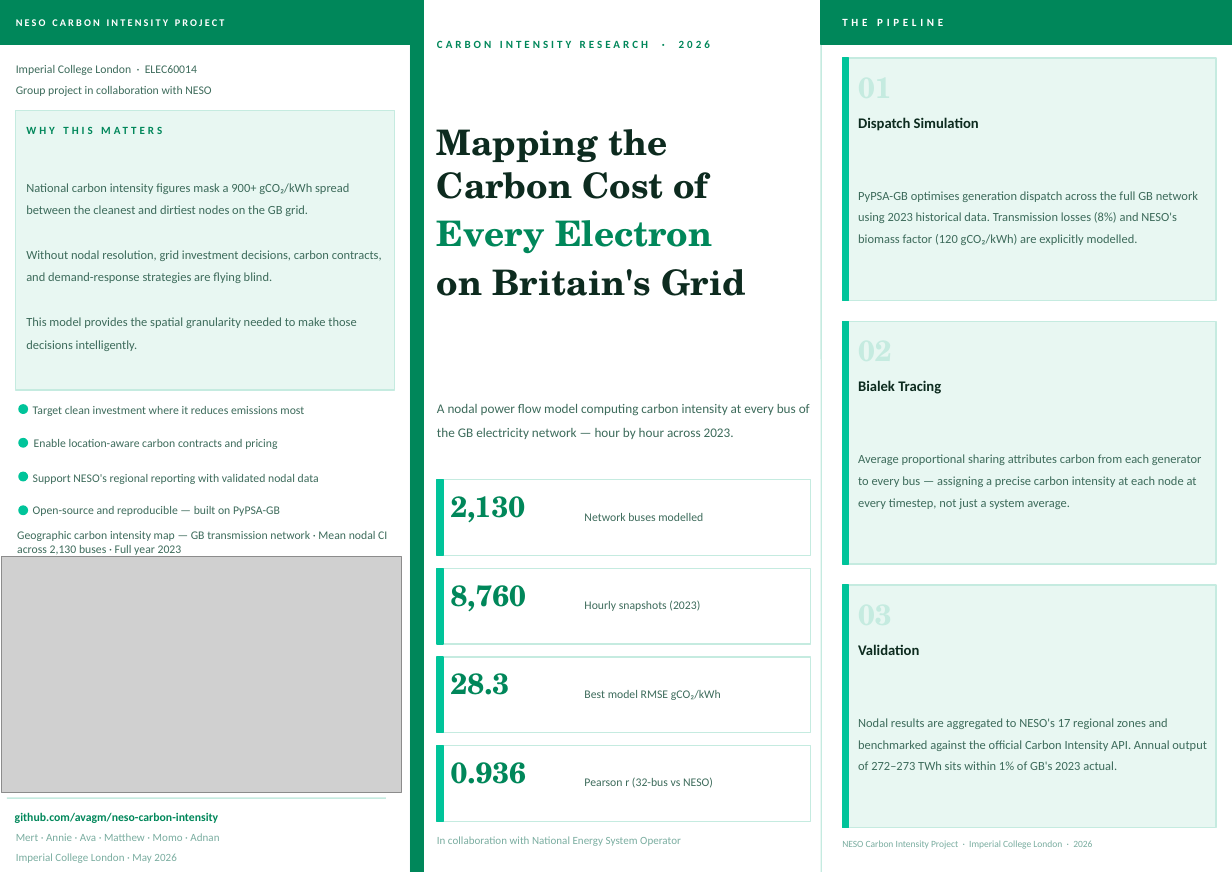
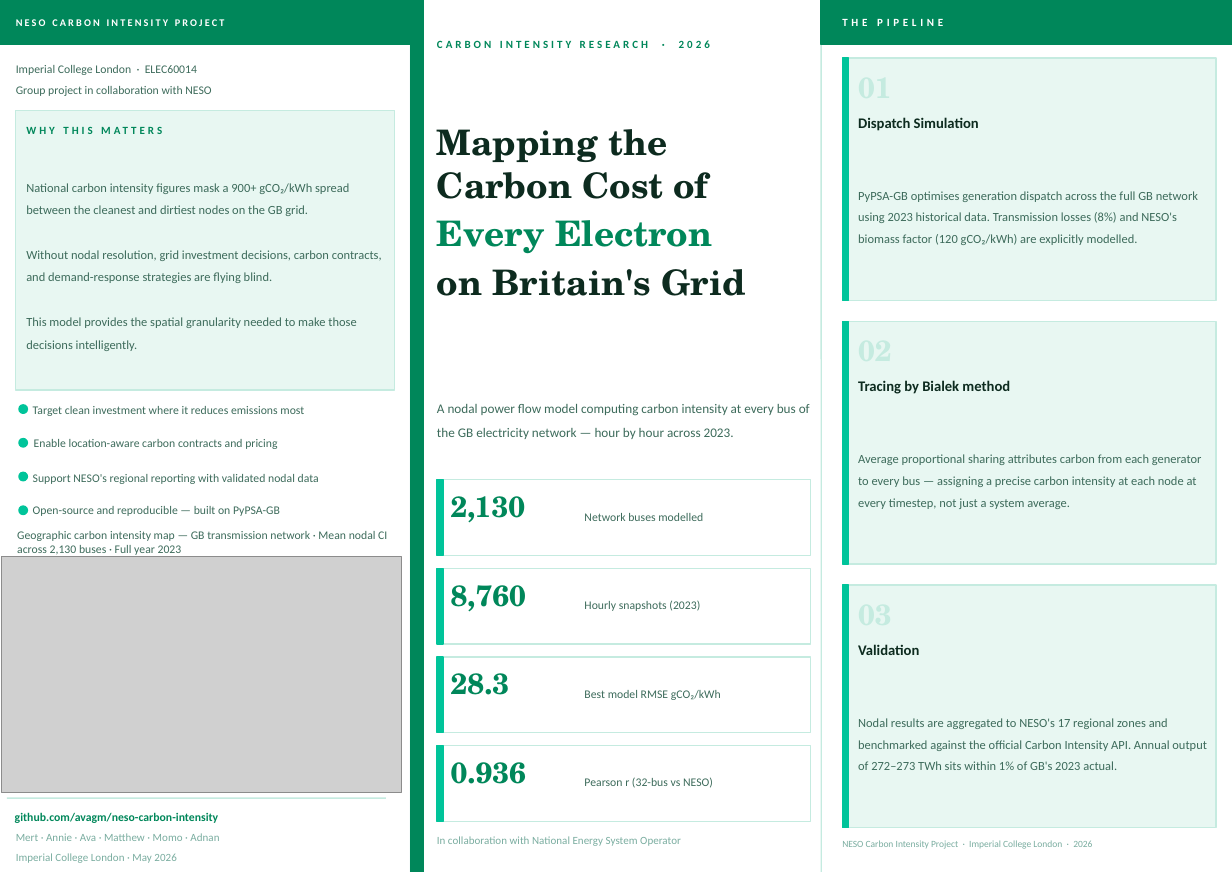
Before and after one commit to avagm/neso-carbon-intensity, a slide deck: slide 1 of Visualisation and Flyer/NESO trifold leaflet v1.pptx. Drawn at 1232x872 pixels with LibreOffice and Linux fonts; fonts in the diff are those of the drawing; grey boxes stand for pictures. Boxes give left, top, right and bottom in pixels: in the first picture for what was removed or moved away, otherwise in the second. Text is boxed around its words. In the diff, an @@ line names an element or a change of style, - is before the commit and + after.

Commit message:
Updated wording

```diff
--- a/Visualisation and Flyer/NESO trifold leaflet v1.pptx
+++ b/Visualisation and Flyer/NESO trifold leaflet v1.pptx
@@ text at [858,380,1010,394]: text changed @@
-Bialek Tracing
+Tracing by Bialek method
```
